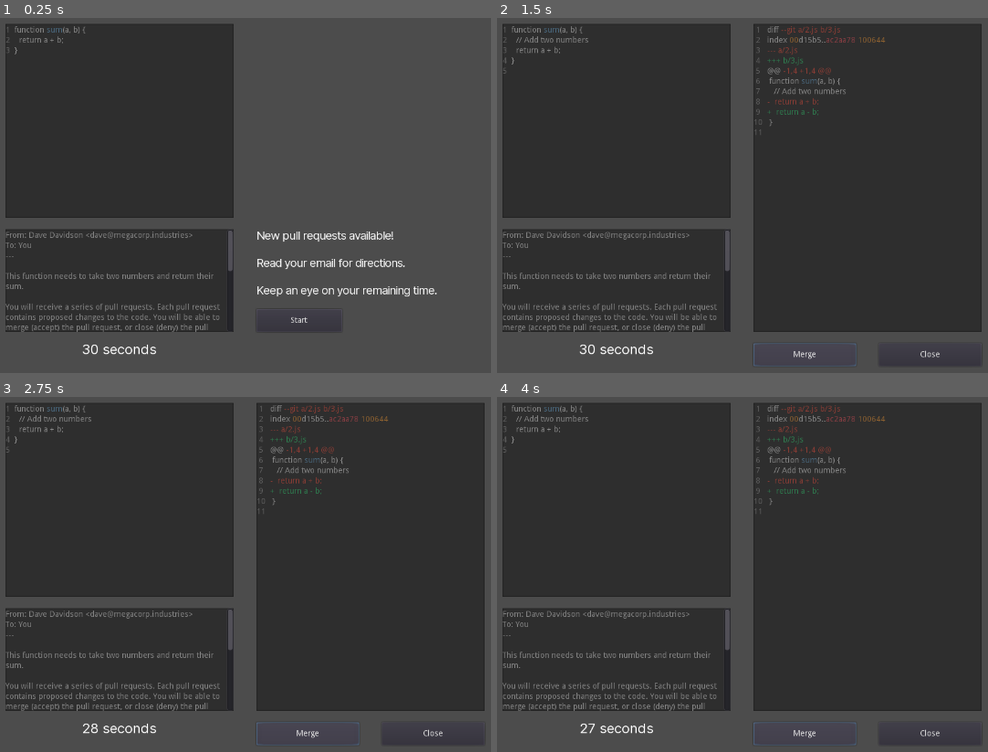
Above: before the commit, frames 1-4 (two rows, left to right).
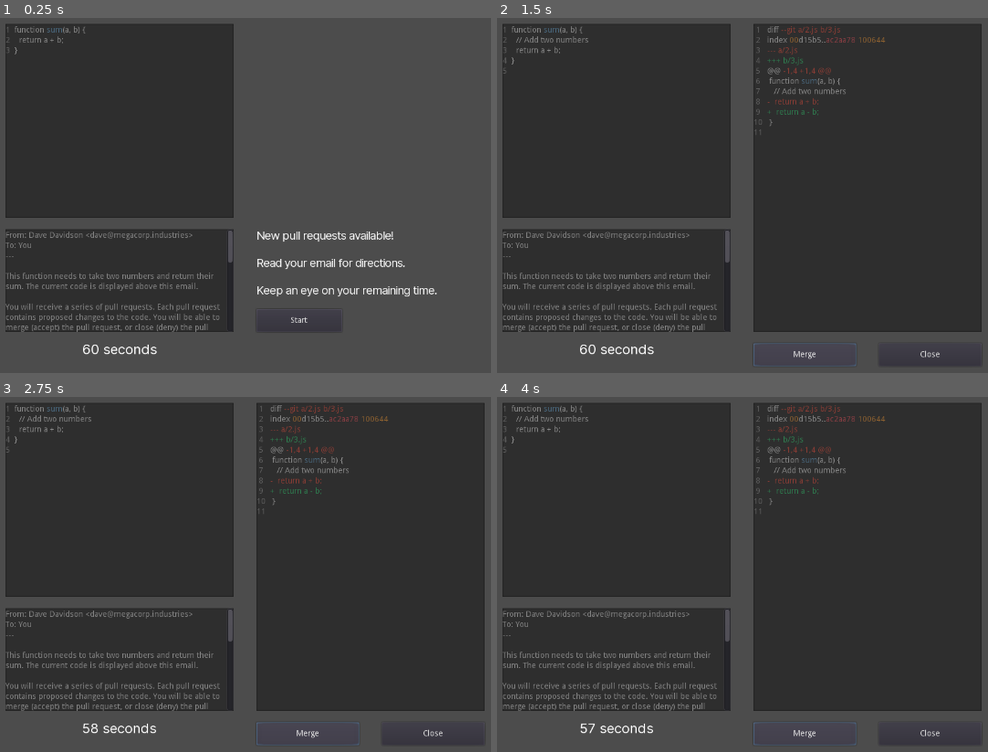
Above: after the commit, the same moments.

Repository: IvanFon/godot-wild-jam-13
Game: Godot game, scene res://Scenes/Game.tscn
The game is run twice, just before and just after one commit, with the same random seed, the same clock (stepped at 60 frames per second) and the same inputs.
Inputs:
- Up to frame 1 (0.25 s): no input
- Up to frame 2 (1.5 s): click "Start" at 0.5 s; click "Merge" at 1.25 s
- Up to frame 3 (2.75 s): click "Merge" at 2 s
- Up to frame 4 (4 s): click "Merge" at 2.75 s; tap Enter at 3.5 s

The runs differ from the first frame. In frame 1, 0.4% of the frame differs, in the area x 5-48%, y 68-95%; in frame 2, 0.4%; in frame 3, 0.3%; in frame 4, 0.3%.

Commit message:
Update first email and time limit

Diff:
--- a/Levels/1.gd
+++ b/Levels/1.gd
@@ -3,13 +3,21 @@
 To: You
 ---
 
-This function needs to take two numbers and return their sum.
+This function needs to take two numbers and return their sum. The current code""" +\
+""" is displayed above this email.
 
 You will receive a series of pull requests. Each pull request contains proposed""" + \
 ' changes to the code. You will be able to merge (accept) the pull request, or' + \
 """ close (deny) the pull request.
 
-Your job is to merge as many changes as you can, without breaking the code.
+The green lines (starting with a +) are lines that are to be added.
+
+The red lines (starting with a -) are lines that are to be removed.
+
+Your job is to evaluate the changes in each pull request.
+
+You must merge as many changes as you can, without breaking the code. Don't worry""" + \
+""" about anything like code style or variable names, just make sure the code works.
 
 If you merge broken code, you will be fired.
 
@@ -26,7 +34,7 @@
 	'orig': """function sum(a, b) {
   return a + b;
 }""",
-	'time': 30,
+	'time': 60,
 	'diffs': [
 		{
 			'correct': true,
